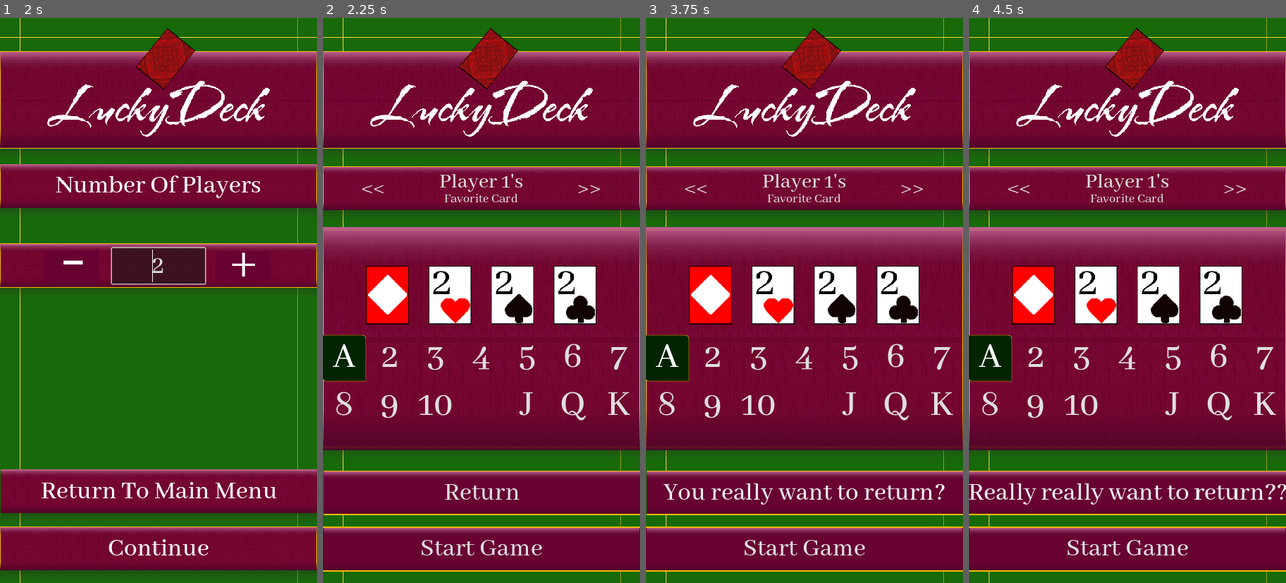
Above: before the commit, frames 1-4 (left to right).
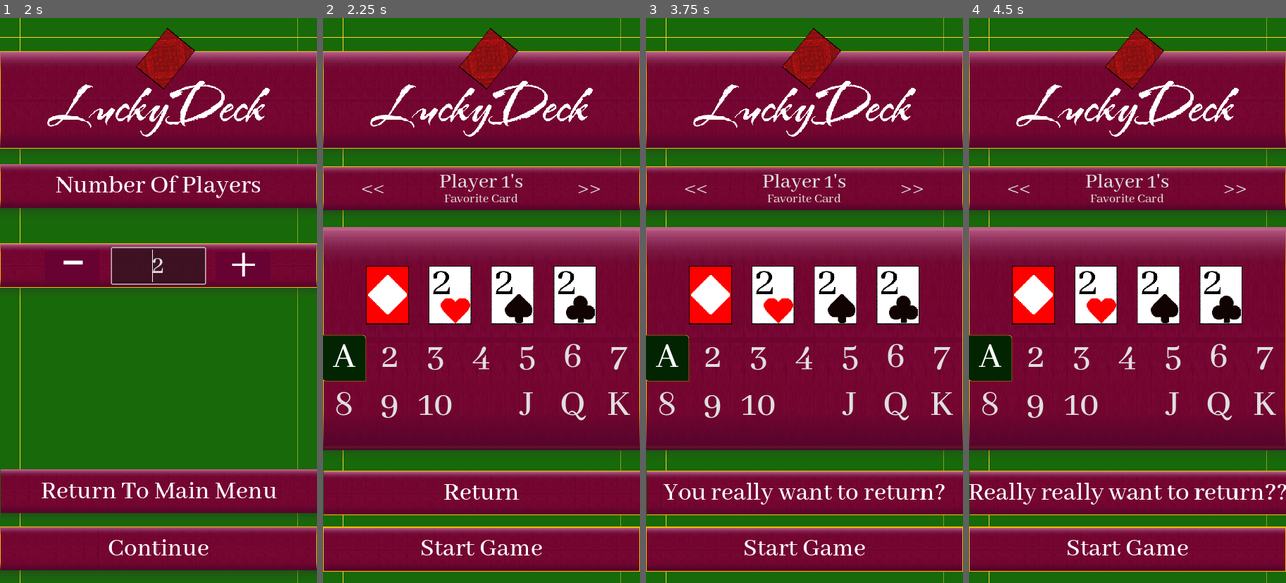
Above: after the commit, the same moments.

Repository: Yavuz7/LuckyDeck
Game: Godot game, scene res://Scripts/main_menu.tscn
The game is run twice, just before and just after one commit, with the same random seed, the same clock (stepped at 60 frames per second) and the same inputs.
Inputs:
- Up to frame 1 (2 s): click "Play" at 0.5 s; click "Play" at 1.25 s
- Up to frame 2 (2.25 s): click "Continue" at 2 s
- Up to frame 3 (3.75 s): click "A" at 2.75 s; click "Return" at 3.5 s
- Up to frame 4 (4.5 s): click "You really want to return?" (after the commit: "Return") at 4.25 s

Frame 1 is identical in both runs. In frame 2, 0.7% of the frame differs, in the area x 0-100%, y 82-98%; in frame 3, 0.6%; in frame 4, 0.6%.

Commit message:
Grid is no longer grid container, and will realign when cards are under a certain number

Diff:
--- a/Menus/Game.tscn
+++ b/Menus/Game.tscn
@@ -55,21 +55,24 @@
 
 [node name="gridMargin" type="MarginContainer" parent="."]
 layout_mode = 1
-anchors_preset = 15
-anchor_right = 1.0
-anchor_bottom = 1.0
-offset_top = 125.0
-offset_bottom = -102.0
-grow_horizontal = 2
-grow_vertical = 2
-theme_override_constants/margin_left = 8
-theme_override_constants/margin_top = 8
-theme_override_constants/margin_right = 8
-theme_override_constants/margin_bottom = 0
-
-[node name="grid" type="GridContainer" parent="gridMargin"]
+anchors_preset = -1
+anchor_top = 0.0976563
+anchor_right = 1.0
+anchor_bottom = 0.921875
+grow_horizontal = 2
+grow_vertical = 2
+metadata/_edit_use_anchors_ = true
+
+[node name="grida" type="GridContainer" parent="gridMargin"]
+visible = false
 layout_mode = 2
 columns = 8
+metadata/_edit_use_anchors_ = true
+
+[node name="grid" type="FlowContainer" parent="gridMargin"]
+layout_mode = 2
+size_flags_vertical = 4
+alignment = 1
 
 [node name="drawnCard" type="TextureRect" parent="."]
 modulate = Color(1, 1, 1, 0)
--- a/Menus/player_favorite_card_menu.tscn
+++ b/Menus/player_favorite_card_menu.tscn
@@ -14,6 +14,7 @@
 [ext_resource type="StyleBox" uid="uid://c2ji6gf4rscq" path="res://assets/style/buttonSelectBox.tres" id="12_0eglg"]
 [ext_resource type="Theme" uid="uid://brkyelj36ne10" path="res://Scripts/maintheme.tres" id="13_oxe6j"]
 [ext_resource type="Texture2D" uid="uid://dsyec6g04gdst" path="res://assets/Images/Buttons/buttonhighlights.svg" id="14_0v47k"]
+[ext_resource type="Texture2D" uid="uid://bfv4r7hwpte2q" path="res://assets/Images/buttonpattern2.png" id="15_kwy4t"]
 
 [sub_resource type="StyleBoxEmpty" id="StyleBoxEmpty_oongi"]
 
@@ -164,7 +165,7 @@
 layout_mode = 2
 mouse_filter = 1
 
-[node name="TextureRect" parent="mainLayoutCredits/SelectionBox/cardSelection" index="0"]
+[node name="TextureRect" parent="mainLayoutCredits/SelectionBox/cardSelection" index="1"]
 offset_top = -3.0
 offset_bottom = 3.0
 
@@ -424,6 +425,18 @@
 text = "Start Game"
 icon_alignment = 1
 expand_icon = true
+
+[node name="TextureRect2" type="TextureRect" parent="Start Game"]
+layout_mode = 1
+anchors_preset = 15
+anchor_right = 1.0
+anchor_bottom = 1.0
+offset_top = 2.0
+offset_right = 0.000183105
+offset_bottom = 0.000244141
+grow_horizontal = 2
+grow_vertical = 2
+texture = ExtResource("15_kwy4t")
 
 [node name="TextureRect" type="TextureRect" parent="Start Game"]
 layout_mode = 1
@@ -441,6 +454,17 @@
 texture = ExtResource("14_0v47k")
 expand_mode = 1
 
+[node name="Label" type="Label" parent="Start Game"]
+layout_mode = 1
+anchors_preset = 15
+anchor_right = 1.0
+anchor_bottom = 1.0
+grow_horizontal = 2
+grow_vertical = 2
+text = "Start Game"
+horizontal_alignment = 1
+vertical_alignment = 1
+
 [node name="ReturnDoubleCheck" type="Button" parent="."]
 custom_minimum_size = Vector2(0, 100)
 layout_mode = 1
@@ -458,6 +482,18 @@
 icon_alignment = 1
 expand_icon = true
 metadata/_edit_use_anchors_ = true
+
+[node name="TextureRect2" type="TextureRect" parent="ReturnDoubleCheck"]
+layout_mode = 1
+anchors_preset = 15
+anchor_right = 1.0
+anchor_bottom = 1.0
+offset_top = 1.0
+offset_right = 0.000183105
+offset_bottom = -0.999756
+grow_horizontal = 2
+grow_vertical = 2
+texture = ExtResource("15_kwy4t")
 
 [node name="TextureRect" type="TextureRect" parent="ReturnDoubleCheck"]
 layout_mode = 1
@@ -476,6 +512,17 @@
 expand_mode = 1
 metadata/_edit_use_anchors_ = true
 
+[node name="Label" type="Label" parent="ReturnDoubleCheck"]
+layout_mode = 1
+anchors_preset = 15
+anchor_right = 1.0
+anchor_bottom = 1.0
+grow_horizontal = 2
+grow_vertical = 2
+text = "Return"
+horizontal_alignment = 1
+vertical_alignment = 1
+
 [connection signal="pressed" from="mainLayoutCredits/SelectionBox/PlayerHeading/PlayerChange/BackButton" to="." method="_on_back_button_pressed"]
 [connection signal="pressed" from="mainLayoutCredits/SelectionBox/PlayerHeading/PlayerChange/ForwardButton" to="." method="_on_forward_button_pressed"]
 [connection signal="pressed" from="Start Game" to="." method="_on_start_game_pressed"]
--- a/Scripts/Card.gd
+++ b/Scripts/Card.gd
@@ -20,6 +20,7 @@
 	else:
 		self.disabled = true
 		self.modulate.a = 0
+		self.mouse_filter =Control.MOUSE_FILTER_IGNORE
 	pass
 
 func _ready():
--- a/Scripts/GameManager.gd
+++ b/Scripts/GameManager.gd
@@ -7,10 +7,12 @@
 var playerDisplay
 var footerDisplay
 var turnPlayerFavoriteCard
+var grid
+var gridCards
 
 var pauseButton = preload("res://assets/Images/Buttons/pauseButtonLarge.svg")
 var closeButton = preload("res://assets/Images/Buttons/closeButtonNew.svg")
-var cardBack = preload("res://assets/Images/cardbackplus1.png")
+var cardBack = preload("res://assets/Images/cardback1.png")
 var numberGenerator = RandomNumberGenerator.new()
 enum cardValues {suit,value}
 
@@ -62,6 +64,9 @@
 	checkDefeat(randomIndex)
 #	print(gamePlayers[currentPlayer].cards.back())
 	Deck.remove_at(randomIndex)
+	if(Deck.size() == 56):
+		print("RESIZE")
+		reSizeGrid()
 
 func showCard(randomIndex):
 	var randomCard = Deck[randomIndex]
@@ -164,3 +169,14 @@
 
 func victoryHandler():
 	pass
+
+func reSizeGrid():
+	#Increase in Size calculated, so new size over original gives us ratio, ratios might be different for x and y
+	var changeInSizeH = grid.get_parent().size[0] / 710
+	var changeInSizeV = grid.get_parent().size[1] / 1044
+	var hsize = grid.get_parent().size[0]/ (96 * changeInSizeH)
+#Then we get the number of cards remaining if you have hsize number of cards
+	var numberOfRows = 56/hsize
+#	var totalExtraSpace = grid.get_parent().size[1]  - (numberOfRows* 128)
+	var newSize = (grid.get_parent().size[1]  - (numberOfRows* 128 * changeInSizeV))/(numberOfRows)
+	grid.add_theme_constant_override("v_separation", newSize)
--- a/Scripts/PlayerFavoriteCardMenu.gd
+++ b/Scripts/PlayerFavoriteCardMenu.gd
@@ -1,7 +1,7 @@
 extends Panel
 
 @onready var playerDisplay = $mainLayoutCredits/SelectionBox/PlayerHeading/PlayerChange/VBoxContainer/PlayerDisplay
-@onready var returnButton = $ReturnDoubleCheck
+@onready var returnButton = $ReturnDoubleCheck/Label
 @export var suitSelect: ButtonGroup
 @export var valueSelect: ButtonGroup
 
--- a/Scripts/deckDealer.gd
+++ b/Scripts/deckDealer.gd
@@ -8,12 +8,16 @@
 var numOfPlayers
 var favoriteCards = GameManager.playerFavoriteCards
 var favoriteCardsSuitsUsed = Array()
+var grid
 
 # Called when the node enters the scene tree for the first time.
 func _ready():
+	grid = Game.get_node('gridMargin/grid/')
 	generateDeck()
 	dealDeck()
 	GameManager.setDeck(Deck)
+	GameManager.grid = grid
+	GameManager.gridCards = gridCards
 	self.queue_free()
 
 func _init(players):
@@ -43,33 +47,22 @@
 			gridCards.append(Card.new())
 			print(favoriteCardsSuitsUsed)
 
+#Needs to be tested later, but should be dynamic row size
+func figureOutSize():
+	#Increase in Size calculated, so new size over original gives us ratio, ratios might be different for x and y
+	var changeInSizeH = grid.get_parent().size[0] / 710
+	var changeInSizeV = grid.get_parent().size[1] / 1044
+	var hsize = grid.get_parent().size[0]/ (96 * changeInSizeH)
+#Then we get the number of cards remaining if you have hsize number of cards
+	var numberOfRows = gridCards.size()/hsize
+#	var totalExtraSpace = grid.get_parent().size[1]  - (numberOfRows* 128)
+	return((grid.get_parent().size[1]  - (numberOfRows* 128 * changeInSizeV))/(numberOfRows))
+
 func dealDeck():
+	grid.add_theme_constant_override("v_separation", figureOutSize())
+#	if(gridCards.size() < 55):
+#	grid.set_v_size_flags(4)
 	var c = 0
-	if(numOfPlayers <= 4 && favoriteCardsSuitsUsed.size() == 0):
-		while c < 47:
-			Game.get_node('gridMargin/grid/').add_child(gridCards[c])
-			c+= 1
-
-		while c < gridCards.size():
-			Game.get_node('gridMargin/grid/').add_child(gridCards[c])
-			if (c != 49):
-				Game.get_node('gridMargin/grid/').add_child(Container.new())
-			c+=1
-	elif(gridCards.size() < 55) :
-		while c < 47:
-			Game.get_node('gridMargin/grid/').add_child(gridCards[c])
-			c+= 1
-
-		while c < gridCards.size():
-			Game.get_node('gridMargin/grid/').add_child(gridCards[c])
-			if (c == 50):
-				Game.get_node('gridMargin/grid/').add_child(Container.new())
-				Game.get_node('gridMargin/grid/').add_child(Container.new())
-				if(gridCards.size() == 53):
-					Game.get_node('gridMargin/grid/').add_child(Container.new())
-
-			c+=1
-	else:
-		while c < gridCards.size():
-			Game.get_node('gridMargin/grid/').add_child(gridCards[c])
-			c+= 1
+	while c < gridCards.size():
+		grid.add_child(gridCards[c])
+		c+=1
Not shown: 1 places in Menus/player_favorite_card_menu.tscn that only renumber resources
Renamed: assets/Images/cardback8.png -> assets/Images/cardback1.png
Not shown, changed: assets/Images/cardback1.png.import
Binary file added: assets/Images/cardback2.png
Not shown, changed: assets/Images/cardback2.png.import
Binary file removed: assets/Images/cardback5.png
Binary file removed: assets/Images/cardbackplus.png
Not shown, removed: assets/Images/cardbackplus.png.import
Binary file removed: assets/Images/cardbackplus1.png
Not shown, removed: assets/Images/cardbackplus1.png.import
